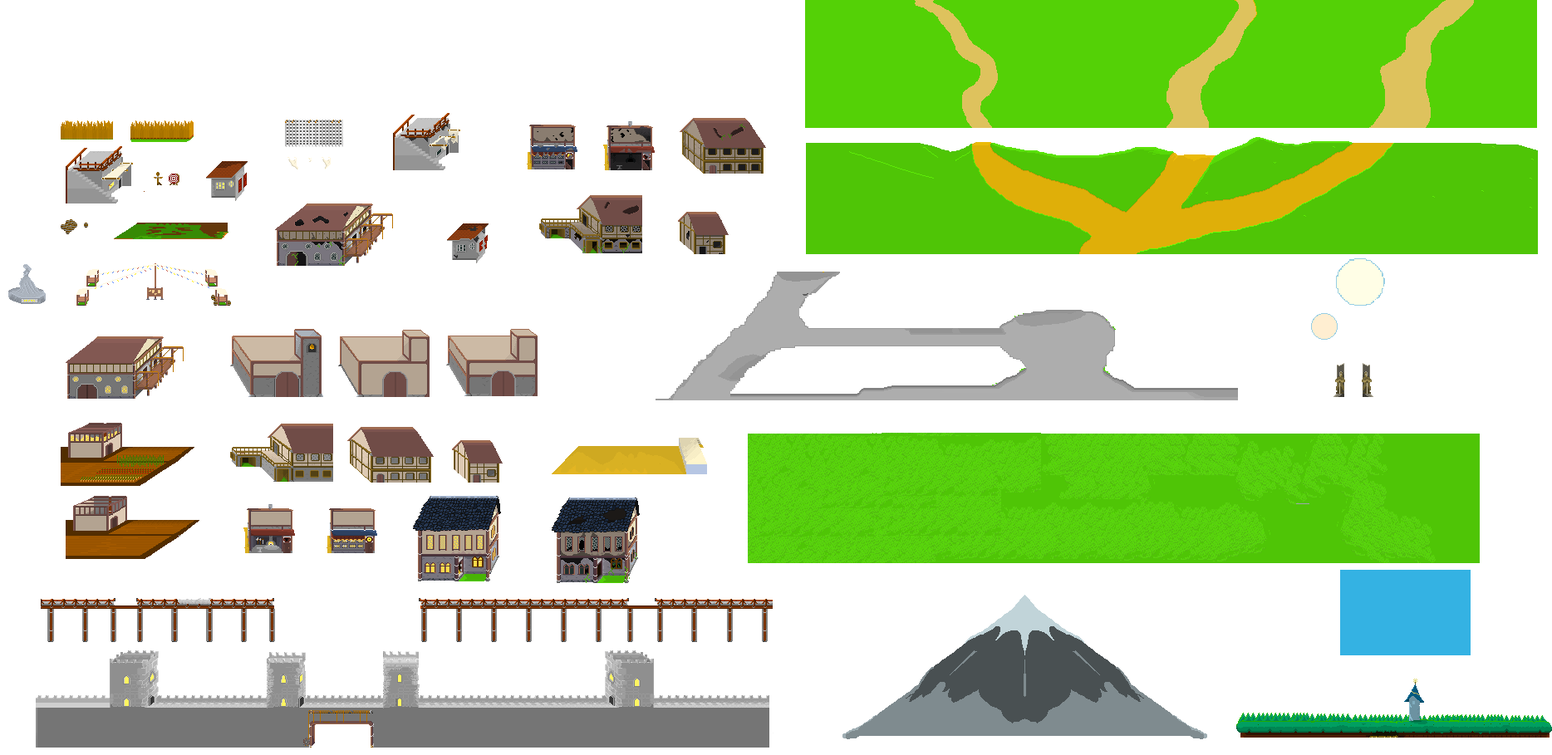
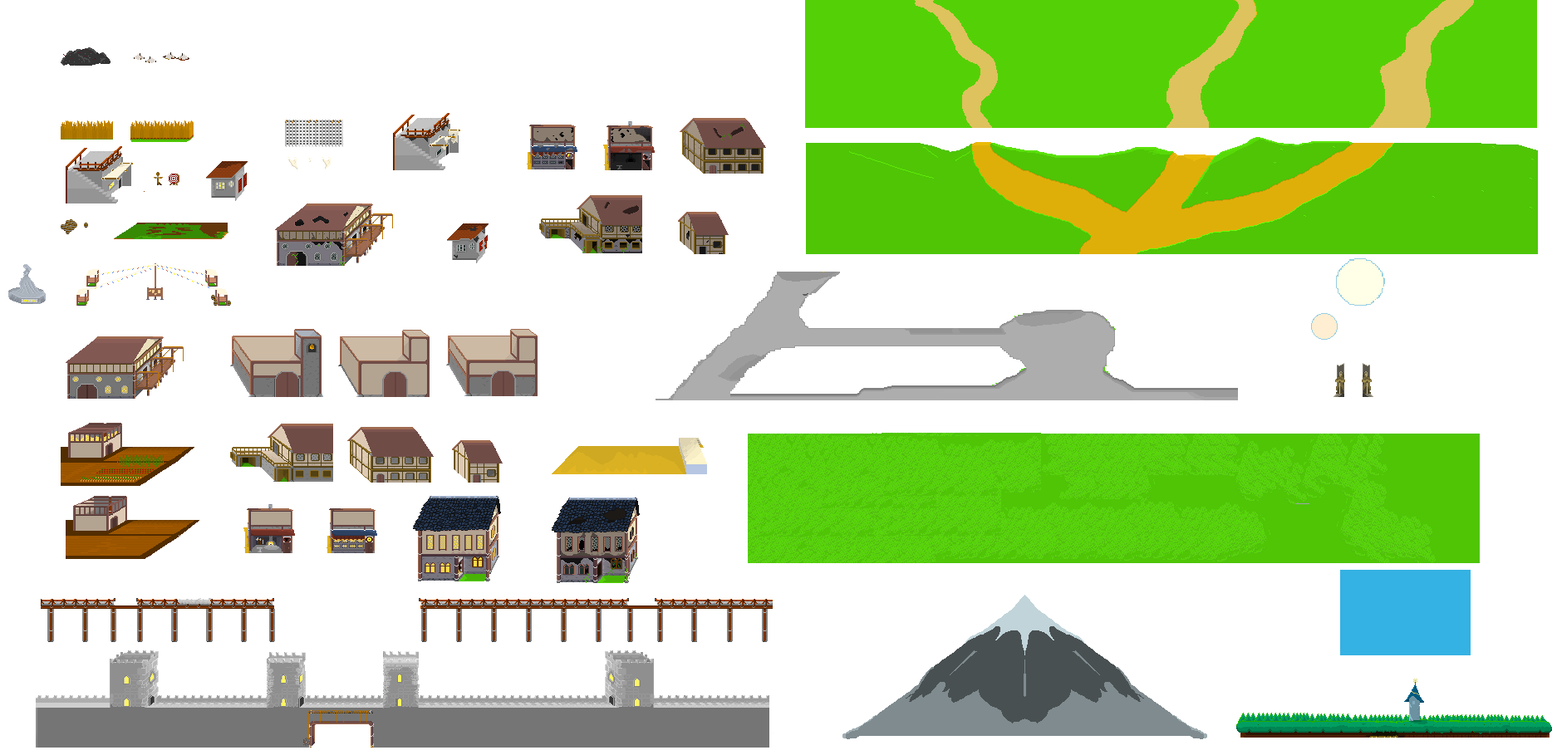
The second 1552 x 755 image is a revision of the first. Changes to its layers:
added layer "Bandit Encampment" above "Unknown Invasion" over bbox(133, 52, 190, 64)
added layer "Unknown Invasion" above "Land Further" over bbox(60, 47, 111, 66)
